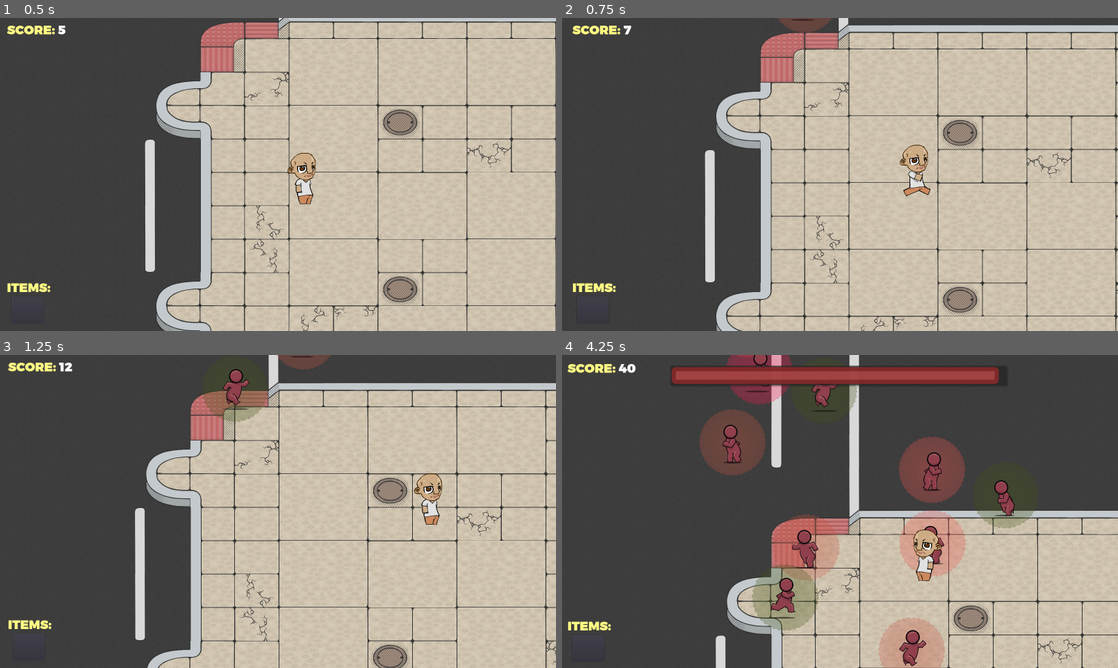
Above: before the commit, frames 1-4 (two rows, left to right).
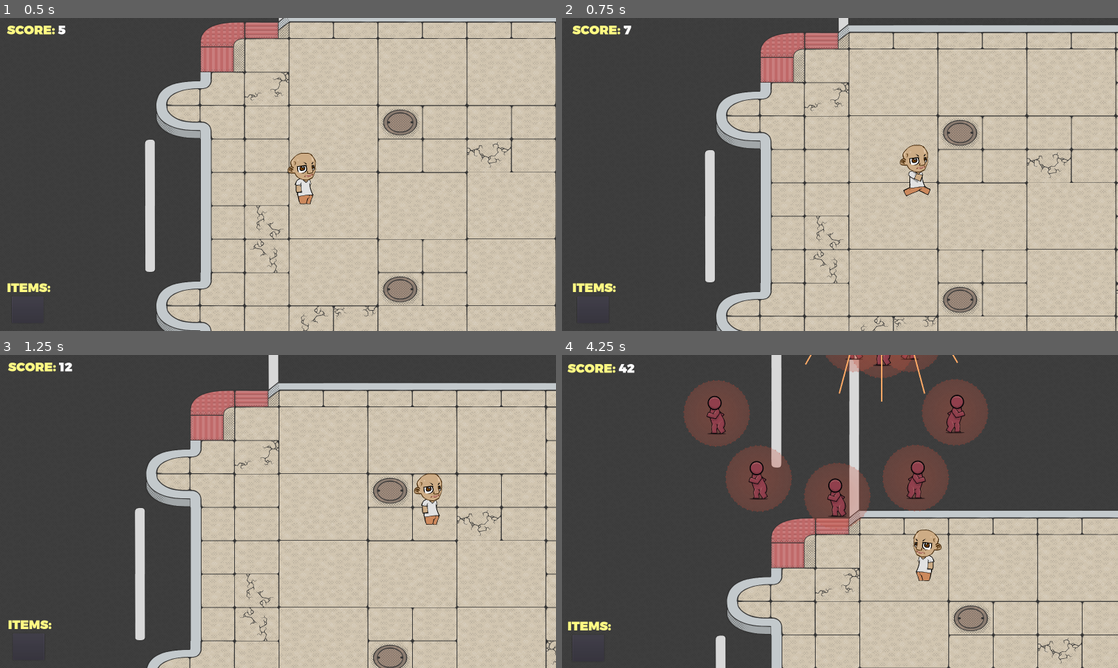
Above: after the commit, the same moments.

Repository: Mochiballz/Social_Distance_Simulator
Game: Godot game, scene res://Scenes/World.tscn
Same seed, same stepped clock (60 frames per second), same inputs: the game is played once before the commit and once after it. The engine's default icon, where the game draws it, is replaced by a stand-in: a white triangle on a blue panel in a dark square.
Inputs (mouse positions are in pixels of both pictures, inside the frame that each line leads up to):
- Up to frame 1 (0.5 s): no input
- Up to frame 2 (0.75 s): move the mouse to (962, 158) at 0.52 s; hold Right (ui_right) from 0.53 s (still down); click (962, 158) at 0.67 s
- Up to frame 3 (1.25 s): keep holding Right (ui_right)
- Up to frame 4 (4.25 s): move the mouse to (728, 527) at 1.27 s; release Right (ui_right) at 1.28 s; hold Down (ui_down) 1.28-2.03 s; move the mouse to (895, 442) at 2.02 s; hold Right (ui_right) 2.03-2.78 s; move the mouse to (812, 574) at 2.77 s; hold Up (ui_up) 2.78-3.53 s; click (812, 574) at 2.92 s; move the mouse to (1006, 558) at 3.52 s; hold Left (ui_left) from 3.53 s (still down)

Frame 1 is identical in both runs. In frame 2, 0.3% of the frame differs, in the area x 38-49%, y 0-5%; in frame 3, 1.3%; in frame 4, 21%, in the area x 11-85%, y 0-100%.

Commit message:
Fixed divide by zero error in avoidance_force()

Diff:
--- a/Data/infected_default.json
+++ b/Data/infected_default.json
@@ -1,17 +1,17 @@
 {
 	"entity_type": "infected",
-	"entity_number": 1,
-	"speed": 300,
+	"entity_number": 5,
+	"speed": 200,
 
 	"behavior_array": [
-		{"behavior" : 0, "duration" : -1}
+		{"behavior" : 3, "duration" : -1}
 	],
-	"formation_array": 3,
+	"formation_array": 4,
 
 	"odds": 1,
 	"spawners": [],
-	"spawner_rate_start": 0.5,
-	"spawner_rate_end": 0.5,
+	"spawner_rate_start": 2,
+	"spawner_rate_end": 2,
 	"spawner_delay": 0,
 
 	"aim_to_player": false,
--- a/Data/infected_loop_atp.json
+++ b/Data/infected_loop_atp.json
@@ -1,7 +1,7 @@
 {
 	"entity_type": "infected",
 	"entity_number": 1,
-	"speed": 270,
+	"speed": 200,
 
 	"behavior_array": [
 		{"behavior" : 2, "duration" : -1}
--- a/Scenes/Infected.tscn
+++ b/Scenes/Infected.tscn
@@ -10,10 +10,10 @@
 [sub_resource type="CircleShape2D" id=1]
 radius = 93.0
 
-[sub_resource type="CircleShape2D" id=3]
-
 [sub_resource type="RectangleShape2D" id=2]
 extents = Vector2( 32, 8 )
+
+[sub_resource type="CircleShape2D" id=3]
 
 [node name="Infected" type="KinematicBody2D"]
 collision_layer = 2
@@ -40,6 +40,19 @@
 [node name="OverlapLines" type="Node2D" parent="InfectionRange"]
 visible = false
 
+[node name="SpriteGroup" type="Node2D" parent="."]
+
+[node name="AnimatedSprite" type="AnimatedSprite" parent="SpriteGroup"]
+scale = Vector2( 0.4, 0.4 )
+frames = ExtResource( 1 )
+animation = "run"
+frame = 2
+playing = true
+
+[node name="CollisionShape2D" type="CollisionShape2D" parent="."]
+position = Vector2( 0, 48 )
+shape = SubResource( 2 )
+
 [node name="AvoidanceRange" type="Area2D" parent="."]
 collision_layer = 2
 collision_mask = 2
@@ -52,23 +65,19 @@
 collide_with_bodies = false
 script = ExtResource( 5 )
 
-[node name="DebugLine" type="Line2D" parent="AvoidanceRange/AvoidanceRay"]
+[node name="DebugLines" type="Node2D" parent="AvoidanceRange/AvoidanceRay"]
+
+[node name="Avoidance" type="Line2D" parent="AvoidanceRange/AvoidanceRay/DebugLines"]
 width = 4.0
+
+[node name="Ahead" type="Line2D" parent="AvoidanceRange/AvoidanceRay/DebugLines"]
+width = 4.0
+default_color = Color( 1, 0.666667, 0.4, 1 )
+
+[node name="Normal" type="Line2D" parent="AvoidanceRange/AvoidanceRay/DebugLines"]
 
 [node name="CollisionShape2D" type="CollisionShape2D" parent="AvoidanceRange"]
 shape = SubResource( 3 )
-
-[node name="SpriteGroup" type="Node2D" parent="."]
-
-[node name="AnimatedSprite" type="AnimatedSprite" parent="SpriteGroup"]
-scale = Vector2( 0.4, 0.4 )
-frames = ExtResource( 1 )
-animation = "run"
-playing = true
-
-[node name="CollisionShape2D" type="CollisionShape2D" parent="."]
-position = Vector2( 0, 48 )
-shape = SubResource( 2 )
 
 [node name="VisibilityNotifier2D" type="VisibilityNotifier2D" parent="."]
 visible = false
--- a/Scenes/World.tscn
+++ b/Scenes/World.tscn
@@ -47,34 +47,34 @@
 position = Vector2( -192, 0 )
 
 [node name="Spawners" type="Node2D" parent="."]
-position = Vector2( 128, 0 )
+position = Vector2( 320, -1 )
 __meta__ = {
 "_edit_group_": true
 }
 
 [node name="SpawnPoint" parent="Spawners" instance=ExtResource( 5 )]
-position = Vector2( 0, -129 )
+position = Vector2( 64, -129 )
 
 [node name="SpawnPoint2" parent="Spawners" instance=ExtResource( 5 )]
 position = Vector2( 192, -129 )
 
 [node name="SpawnPoint3" parent="Spawners" instance=ExtResource( 5 )]
-position = Vector2( 384, -129 )
+position = Vector2( 320, -129 )
 
 [node name="SpawnPoint4" parent="Spawners" instance=ExtResource( 5 )]
+position = Vector2( 448, -129 )
+
+[node name="SpawnPoint5" parent="Spawners" instance=ExtResource( 5 )]
 position = Vector2( 576, -129 )
 
-[node name="SpawnPoint5" parent="Spawners" instance=ExtResource( 5 )]
-position = Vector2( 768, -129 )
-
 [node name="SpawnPoint6" parent="Spawners" instance=ExtResource( 5 )]
+position = Vector2( 704, -129 )
+
+[node name="SpawnPoint7" parent="Spawners" instance=ExtResource( 5 )]
+position = Vector2( 832, -129 )
+
+[node name="SpawnPoint8" parent="Spawners" instance=ExtResource( 5 )]
 position = Vector2( 960, -129 )
-
-[node name="SpawnPoint7" parent="Spawners" instance=ExtResource( 5 )]
-position = Vector2( 1152, -129 )
-
-[node name="SpawnPoint8" parent="Spawners" instance=ExtResource( 5 )]
-position = Vector2( 1344, -129 )
 
 [node name="Entities" type="YSort" parent="."]
 
--- a/Scripts/AvoidanceRange.gd
+++ b/Scripts/AvoidanceRange.gd
@@ -7,4 +7,4 @@
 	infected_reference = get_parent()
 	radius = infected_reference.get_node("InfectionRange/CollisionShape2D").shape.radius
 
-	$CollisionShape2D.shape.radius = radius
+	$CollisionShape2D.shape.radius = radius * 1.6
--- a/Scripts/AvoidanceRay.gd
+++ b/Scripts/AvoidanceRay.gd
@@ -1,14 +1,23 @@
 extends RayCast2D
 
 var avoidance_enabled = false
+var ray_length
 
 func avoidance_force(enabled):
 	if enabled and is_colliding():
+		if cast_to.length() == 0:
+			get_parent().infected_reference.avoidance_force = Vector2.ZERO
+			avoidance_enabled = false
+			return
+
 		var ahead = global_position + cast_to
 		var force = ahead - get_collider().global_position
 		force = force.normalized()
 
-		get_parent().infected_reference.avoidance_force = get_collision_normal() * get_parent().radius
+		var overlap_length = (ahead - get_collision_point()).length()
+		var force_ease = ease(overlap_length / cast_to.length(), 6)
+
+		get_parent().infected_reference.avoidance_force = force * force_ease
 	else:
 		get_parent().infected_reference.avoidance_force = Vector2.ZERO
 		avoidance_enabled = false
@@ -17,12 +26,16 @@
 	set_physics_process(true)
 
 func _physics_process(delta):
-	cast_to = get_parent().infected_reference.velocity * get_parent().radius
+	cast_to = get_parent().infected_reference.velocity * get_parent().radius * 1.75
 	avoidance_force(avoidance_enabled)
 
-	$DebugLine.clear_points()
-	$DebugLine.add_point(Vector2.ZERO)
-	$DebugLine.add_point(get_parent().infected_reference.acceleration * get_parent().radius)
+	$DebugLines/Avoidance.clear_points()
+	$DebugLines/Avoidance.add_point(Vector2.ZERO)
+	$DebugLines/Avoidance.add_point(get_parent().infected_reference.avoidance_force * get_parent().radius * 1.75)
+
+	$DebugLines/Ahead.clear_points()
+	$DebugLines/Ahead.add_point(Vector2.ZERO)
+	$DebugLines/Ahead.add_point(get_parent().infected_reference.velocity * get_parent().radius * 1.75)
 
 
 func _on_AvoidanceRange_area_entered(area):
--- a/Scripts/Infected.gd
+++ b/Scripts/Infected.gd
@@ -116,7 +116,8 @@
 
 	if velocity == Vector2.ZERO:
 		var map = get_node("/root/World/Map")
-		move_and_slide(map.direction * map.scroll_speed / delta)
+		var map_direction = polar2cartesian(1, -map.direction)
+		move_and_slide(map_direction * map.scroll_speed / delta)
 	else:
 		move_and_slide(move_vector * scale)
 
--- a/Scripts/InfectionRange.gd
+++ b/Scripts/InfectionRange.gd
@@ -1,7 +1,7 @@
 extends Area2D
 
 var overlapping_infected = false
-var repel_enabled = false
+var repel_enabled = true
 var overlapping_infected_ids = {} #
 
 # Exerts force on itself from overlapping 'Infected' instances, has 'cushion'
--- a/Scripts/Timeline.gd
+++ b/Scripts/Timeline.gd
@@ -195,7 +195,7 @@
 	infected_loop_atp["spawners"] = reduced_spawnpoints
 
 	var round_0_test = Round.new(12.0)
-	var entity_list_test_0 = [infected_default, item_revive, infected_loop_atp]
+	var entity_list_test_0 = [infected_default, item_revive]
 
 	round_0_test.add_entities(entity_list_test_0)
 	round_queue = [ round_0_test ]
--- a/Scripts/World.gd
+++ b/Scripts/World.gd
@@ -162,7 +162,7 @@
 	clear_spawn_timers()
 	if round_index == $Timeline.round_queue.size() - 1:
 		for r in $Timeline.round_queue:
-			r.change_difficulty(0.9)
+			r.change_difficulty(1)
 
 	round_index = (round_index + 1) % $Timeline.round_queue.size()
 	current_round = $Timeline.round_queue[round_index]
